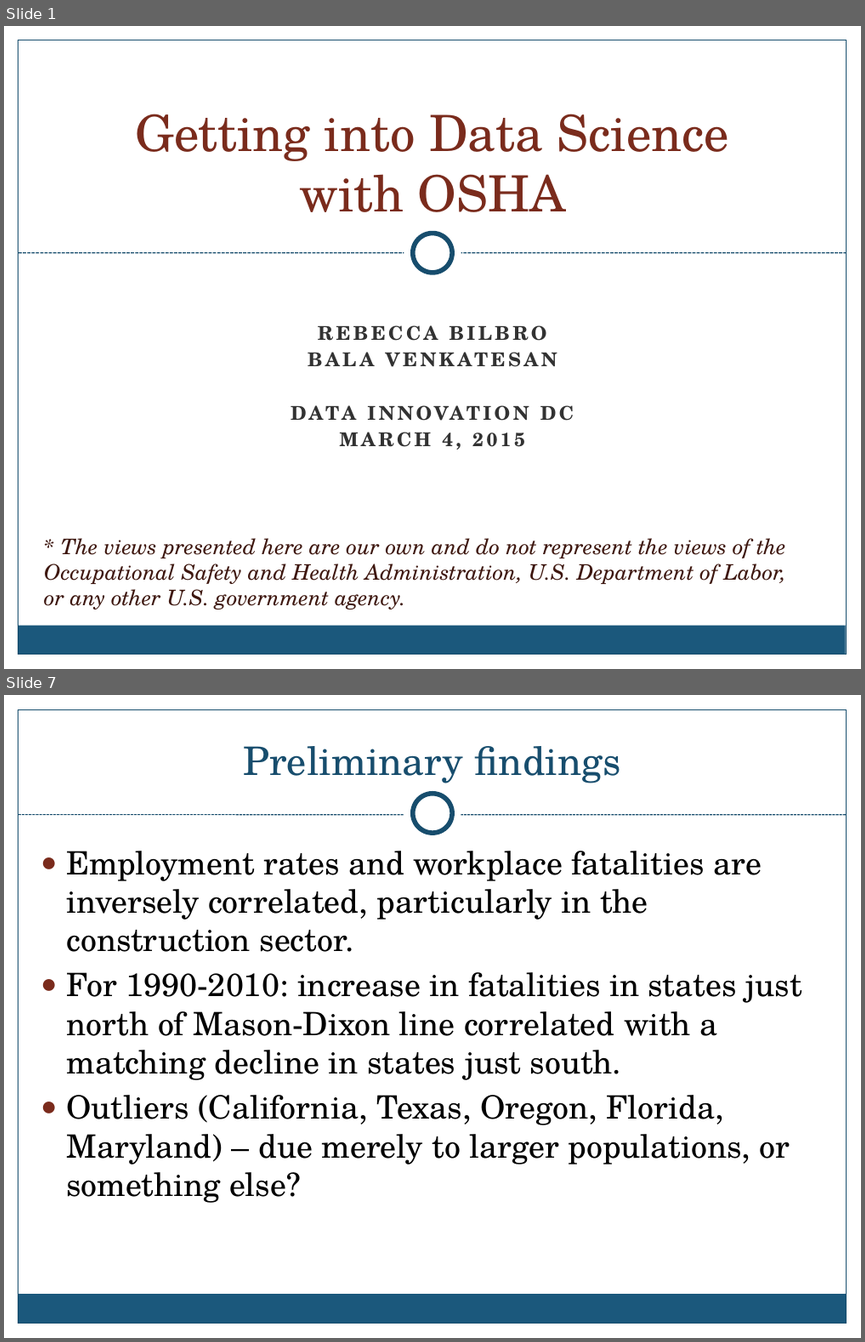
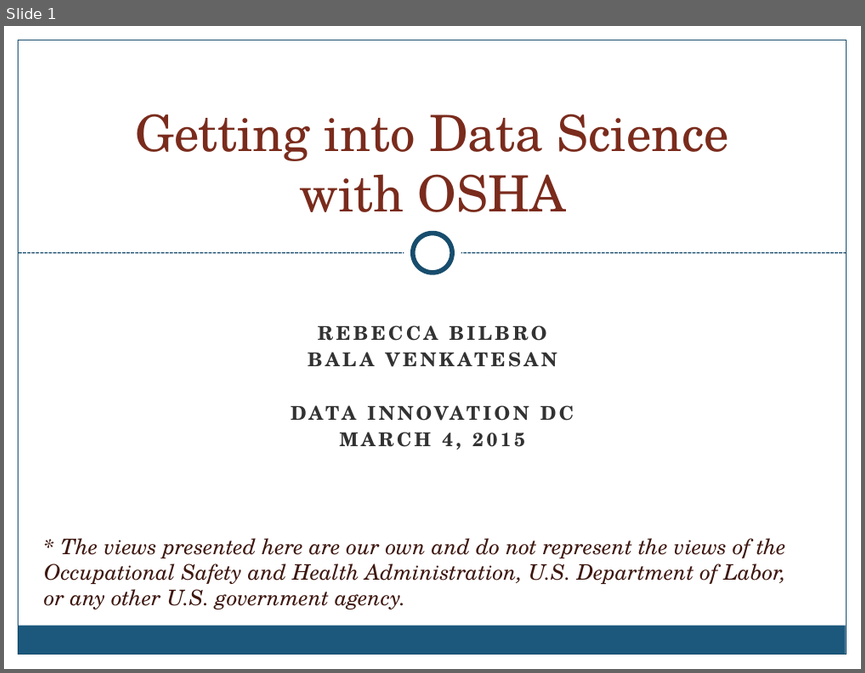
Before and after one commit to OSHADataDoor/OshaScrapy, a slide deck: presentation/DIDCtalk.pptx. Shown one above the other, each under a label of ours: slides 1 and 7 before the commit, slide 1 after it; the slides between them are not shown. The pictures are 865x1342 and 865x673 pixels, drawn with LibreOffice and Linux fonts; fonts in the diff are those of the drawing; background and template pictures are left out. Boxes give left, top, right and bottom in pixels: in the first picture for what was removed or moved away, otherwise in the second. Text is boxed around its words. In the diff, an @@ line names an element or a change of style, - is before the commit and + after.

```diff
--- a/presentation/DIDCtalk.pptx
+++ b/presentation/DIDCtalk.pptx
@@ slide 7 removed at (4,695,861,1338), background picture (left out); not listed: 4 template elements that a slide beside it also shows @@
@@ rectangle removed at (4,695,861,825) @@
@@ title removed at (244,746,621,783) @@
-Preliminary findings
@@ ellipse removed at (404,785,461,842) @@
@@ ellipse removed at (413,794,452,833) @@
@@ line removed from (18, 815) to (846, 815) @@
@@ text removed at (66,851,802,1202) @@
-● Employment rates and workplace fatalities are inversely correlated, particularly in the construction sector.
-● For 1990-2010: increase in fatalities in states just north of Mason-Dixon line correlated with a matching decline in states just south.
-● Outliers (California, Texas, Oregon, Florida, Maryland) – due merely to larger populations, or something else?
```
Also in this commit, not shown: 9 slides changed, 3 slides added, 1 other slide removed, 1 other file.
